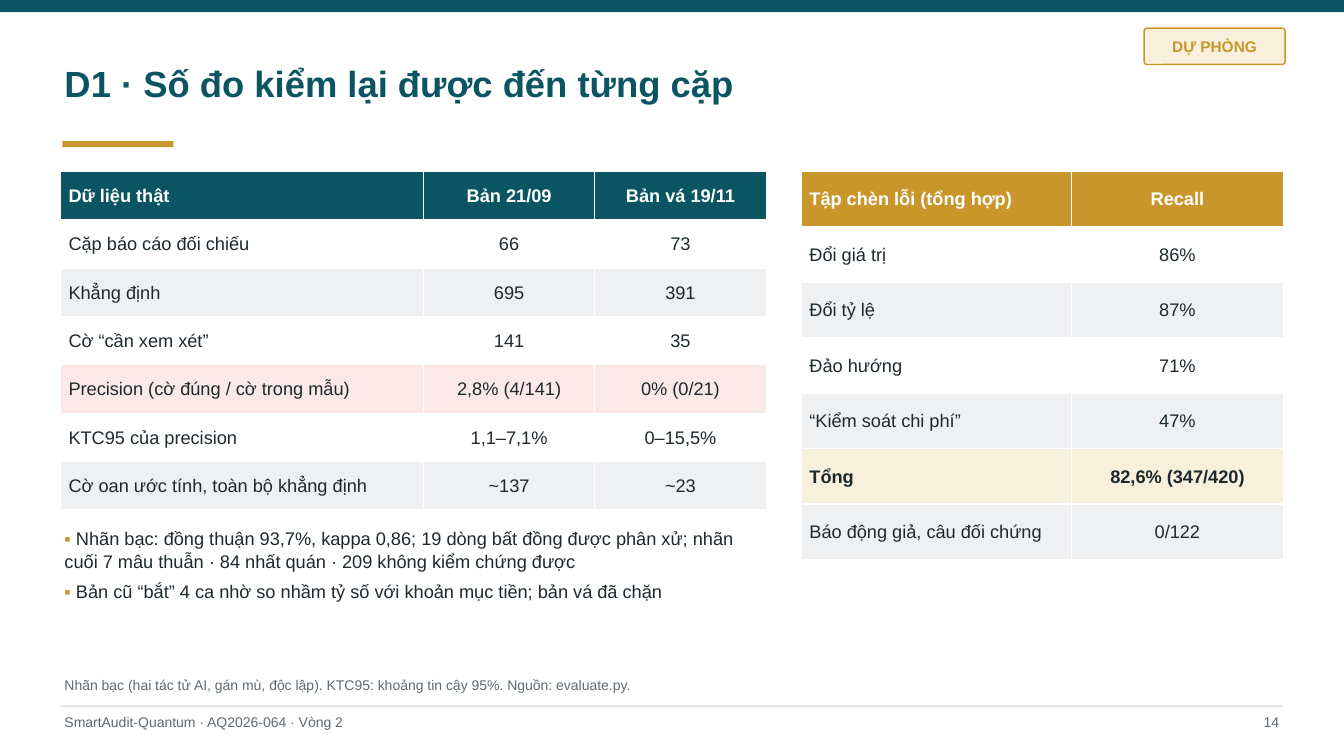
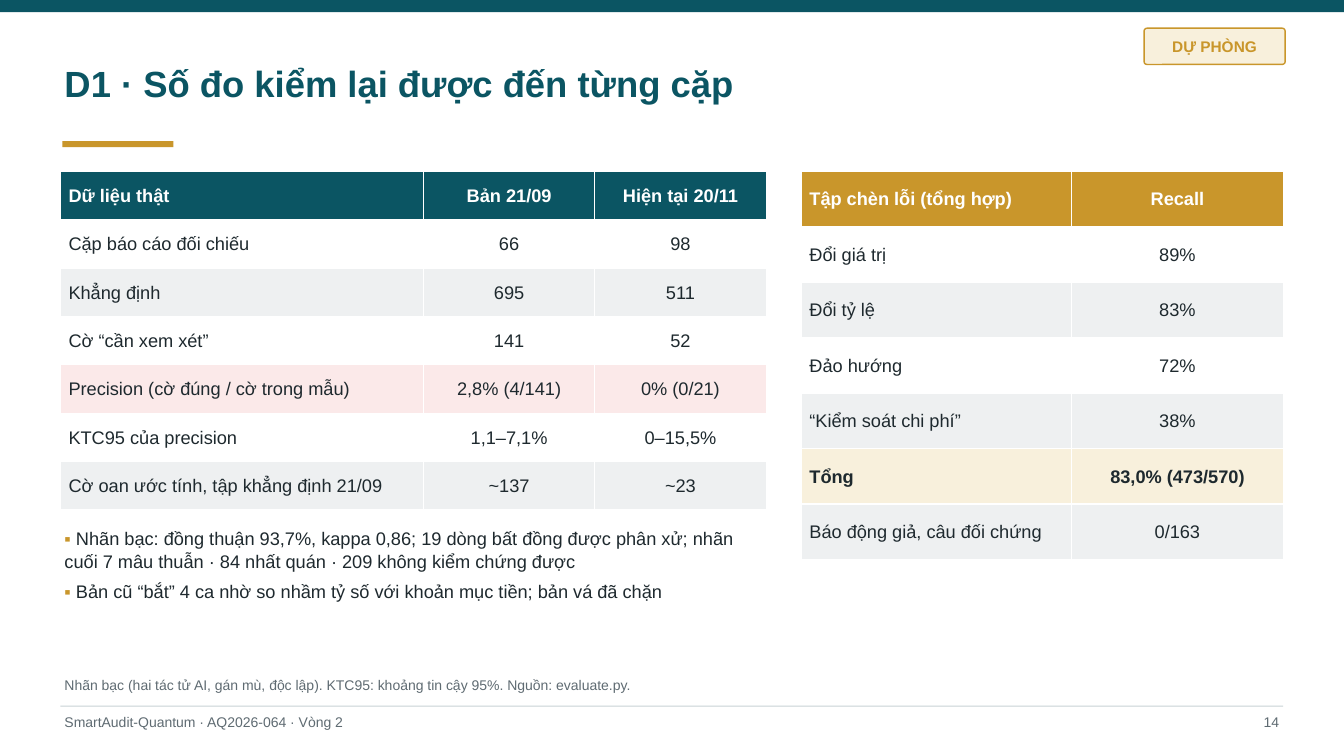
Before and after one commit to hungnv-2811/aiquantum, a slide deck: slide 14 of deliverables/AQ2026-R2-AQ2026-064-Slide.pptx. Drawn at 1344x756 pixels with LibreOffice and Linux fonts; fonts in the diff are those of the drawing. Boxes give left, top, right and bottom in pixels: in the first picture for what was removed or moved away, otherwise in the second. Text is boxed around its words. In the diff, an @@ line names an element or a change of style, - is before the commit and + after.

```diff
--- a/deliverables/AQ2026-R2-AQ2026-064-Slide.pptx
+++ b/deliverables/AQ2026-R2-AQ2026-064-Slide.pptx
@@ table at (x1=60, y1=171, x2=766, y2=510) @@
-row 1, column 3: Bản vá 19/11
+row 1, column 3: Hiện tại 20/11
-row 2, column 3: 73
+row 2, column 3: 98
-row 3, column 3: 391
+row 3, column 3: 511
-row 4, column 3: 35
+row 4, column 3: 52
-row 7, column 1: Cờ oan ước tính, toàn bộ khẳng định
+row 7, column 1: Cờ oan ước tính, tập khẳng định 21/09
@@ table at (x1=802, y1=171, x2=1284, y2=560) @@
-row 2, column 2: 86%
+row 2, column 2: 89%
-row 3, column 2: 87%
+row 3, column 2: 83%
-row 4, column 2: 71%
+row 4, column 2: 72%
-row 5, column 2: 47%
+row 5, column 2: 38%
-row 6, column 2: 82,6% (347/420)
+row 6, column 2: 83,0% (473/570)
-row 7, column 2: 0/122
+row 7, column 2: 0/163
```
Also in this commit, not shown: 6 other slides changed, 29 other files.
